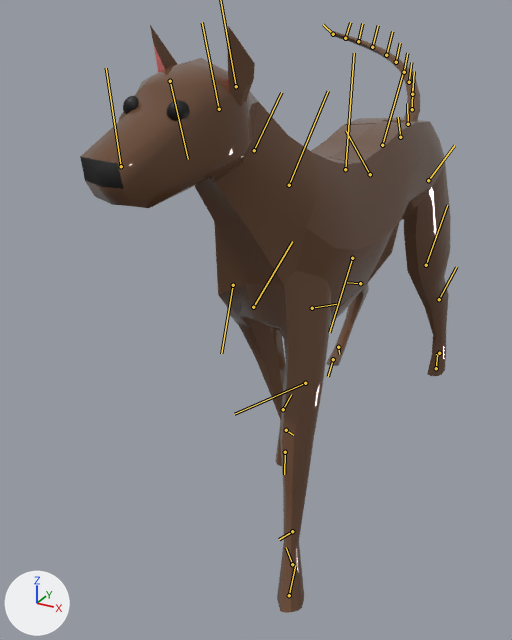
Renders of the FBX model Assets/Models/Dog1Walking.fbx from each side of a commit.
Before and after are seen from a camera (50 mm lens) standing at (0.0348, -0.0865, 0.0634) and looking at (-0.0114, -0.0025, 0.0215). Every picture has the same lights, and +X, +Y and +Z are marked at lower left. Both versions are drawn at frame 13 of the action 'Take 001'; the numbers are the values there. The bones that bend it are drawn over the model as lines.
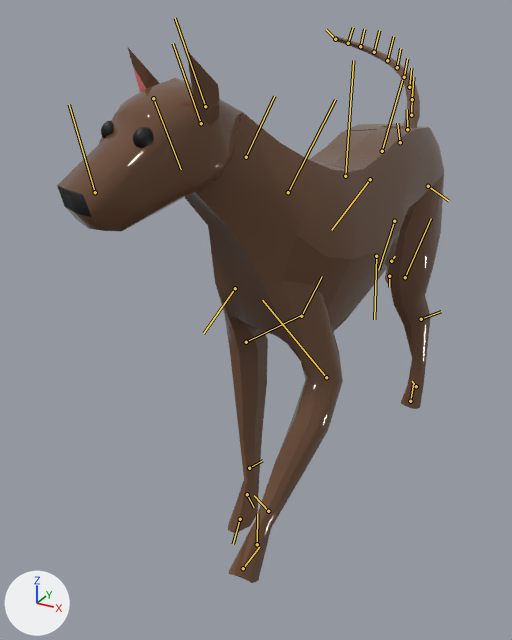
What the commit changed:
Bone 'root' (bone_root) moves from (0.18, -0.24, 0.0) to (0.24, -0.31, 0.0).
Bone 'L_hind' (bone_l_hind) turns from (0, 1, 4) to (1, 4, -30) degrees about its own x, y and z.
Bone 'joint8' (bone_joint8) turns from (0, 0, 1) to (-3, -3, 29) degrees about its own x, y and z.
Bone 'joint9' (bone_joint9) turns from (0, 0, 0) to (2, -2, -22) degrees about its own x, y and z.
Bone 'R_hind' (bone_r_hind) turns from (1, 7, -44) to (-2, 5, 11) degrees about its own x, y and z.
Bone 'joint8.001' (bone_joint8_001) turns from (-5, -5, 57) to (-5, -5, 54) degrees about its own x, y and z.
Bone 'joint9.001' (bone_joint9_001) turns from (3, -4, -42) to (3, -3, -40) degrees about its own x, y and z.
Bone 'joint2' (bone_joint2) turns from (-3, -4, 0) to (-9, -11, 1) degrees about its own x, y and z.
Bone 'joint3' (bone_joint3) turns from (0, 0, -6) to (0, 0, -12) degrees about its own x, y and z.
Bone 'L_shoulder' (bone_l_shoulder) turns from (-11, -7, -35) to (-28, -10, 1) degrees about its own x, y and z.
Bone 'joint24' (bone_joint24) turns from (1, 5, -22) to (-2, -11, 46) degrees about its own x, y and z.
Bone 'R_shoulder' (bone_r_shoulder) turns from (13, -12, 35) to (21, -3, 1) degrees about its own x, y and z.
Bone 'joint24.001' (bone_joint24_001) turns from (-1, -5, 19) to (0, -2, 8) degrees about its own x, y and z.

Where the change shows, as pixel boxes [x1, y1, x2, y2] in the pictures (512 x 640 px):
'pCube3', posed (7% shorter): before [80, 25, 451, 613]; after [57, 36, 444, 583]
'pSphere2', posed: before [123, 96, 138, 115]; after [101, 121, 113, 139]
bone 'root', root to tip: before (382, 145) to (403, 73); after (382, 151) to (402, 80)
bone 'L_hind', root to tip: before (428, 180) to (454, 145); after (428, 186) to (449, 201)
bone 'joint8', root to tip: before (426, 265) to (447, 205); after (405, 277) to (431, 218)
bone 'joint9', root to tip: before (439, 299) to (456, 267); after (421, 319) to (441, 311)
bone 'R_hind', root to tip: before (370, 174) to (346, 131); after (370, 179) to (331, 230)
bone 'joint8.001', root to tip: before (352, 258) to (329, 332); after (376, 256) to (374, 319)
bone 'joint9.001', root to tip: before (360, 283) to (347, 282); after (394, 221) to (378, 270)
bone 'joint2', root to tip: before (289, 185) to (328, 91); after (288, 192) to (335, 99)
bone 'joint3', root to tip: before (254, 150) to (281, 92); after (246, 157) to (274, 96)
bone 'L_shoulder', root to tip: before (312, 308) to (336, 304); after (301, 316) to (322, 276)
bone 'joint24', root to tip: before (305, 383) to (234, 414); after (326, 377) to (262, 300)
bone 'R_shoulder', root to tip: before (233, 285) to (221, 353); after (235, 288) to (203, 333)
bone 'joint24.001', root to tip: before (253, 307) to (292, 241); after (246, 342) to (299, 316)
